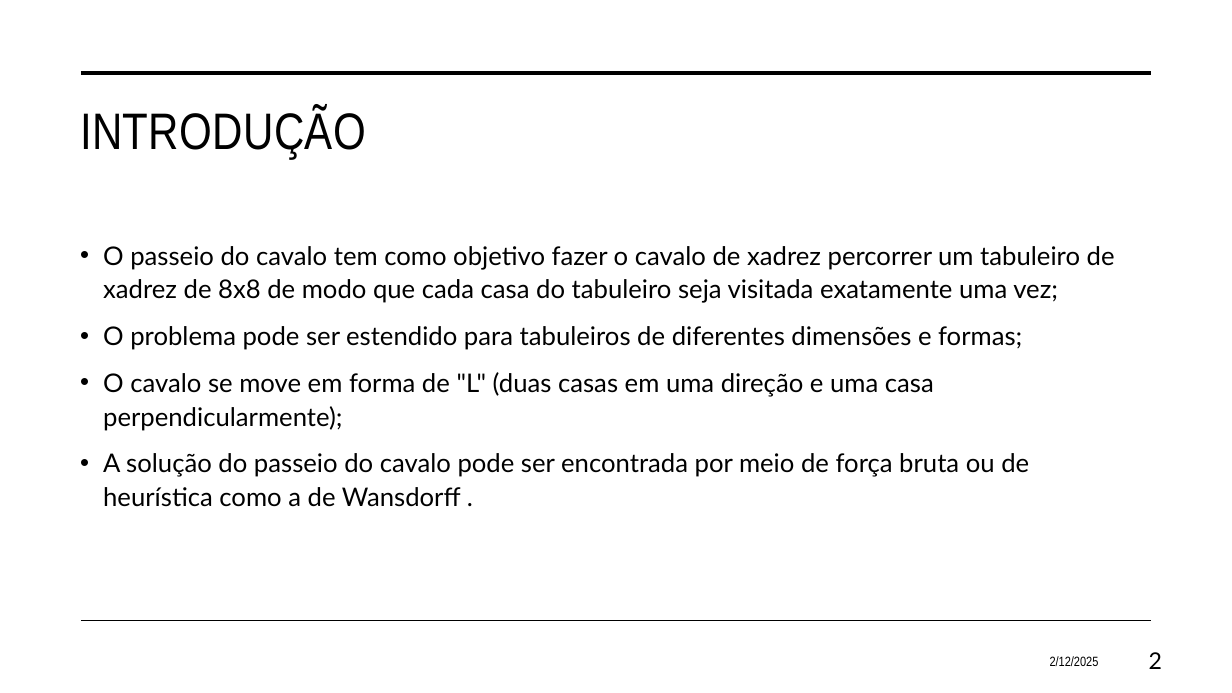
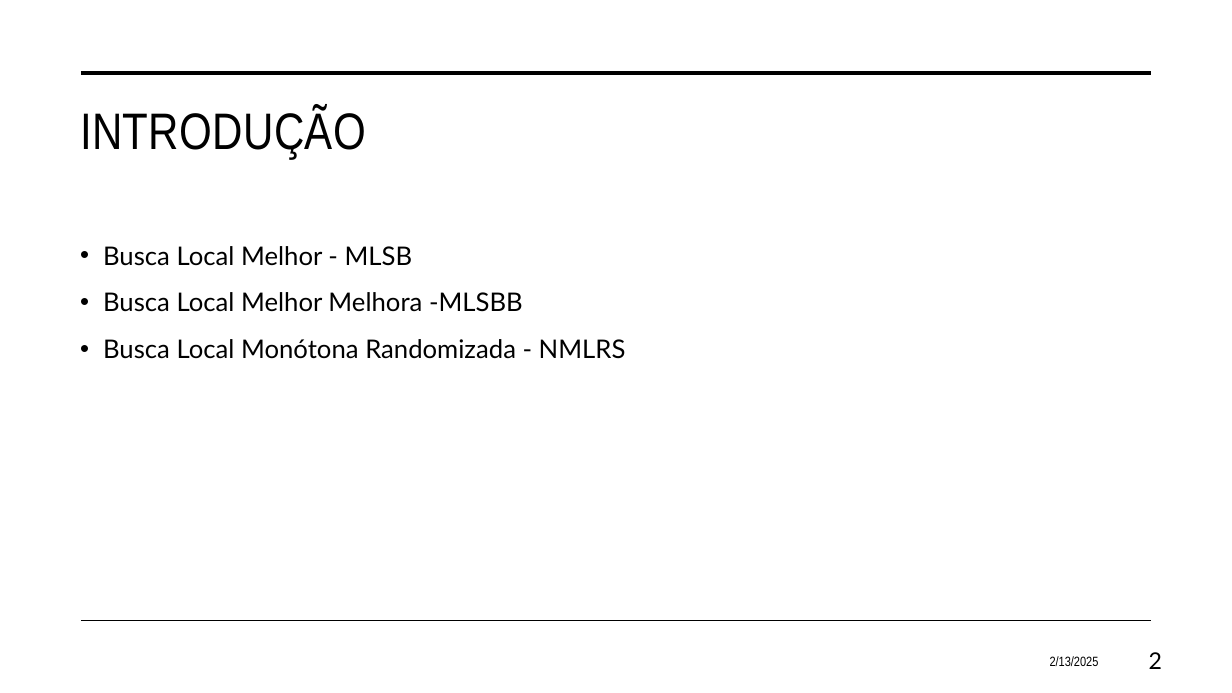
Before and after one commit to eduardosavian/heuristic-searches, a slide deck: slide 2 of documents/Presentation.pptx. Drawn at 1232x693 pixels with LibreOffice and Linux fonts; fonts in the diff are those of the drawing. Boxes give left, top, right and bottom in pixels: in the first picture for what was removed or moved away, otherwise in the second. Text is boxed around its words. In the diff, an @@ line names an element or a change of style, - is before the commit and + after.

```diff
--- a/documents/Presentation.pptx
+++ b/documents/Presentation.pptx
@@ text at (103,246,626,359): text changed @@
-• O passeio do cavalo tem como objetivo fazer o cavalo de xadrez percorrer um tabuleiro de xadrez de 8x8 de modo que cada casa do tabuleiro seja visitada exatamente uma vez;
-• O problema pode ser estendido para tabuleiros de diferentes dimensões e formas;
-• O cavalo se move em forma de "L" (duas casas em uma direção e uma casa perpendicularmente);
-• A solução do passeio do cavalo pode ser encontrada por meio de força bruta ou de heurística como a de Wansdorff .
+• Busca Local Melhor - MLSB
+• Busca Local Melhor Melhora -MLSBB
+• Busca Local Monótona Randomizada - NMLRS
@@ text at (1050,656,1099,666): text changed @@
-2/12/2025
+2/13/2025
```
Also in this commit, not shown: 2 other slides changed, 5 slides added, 3 slides removed, 2 other files.
